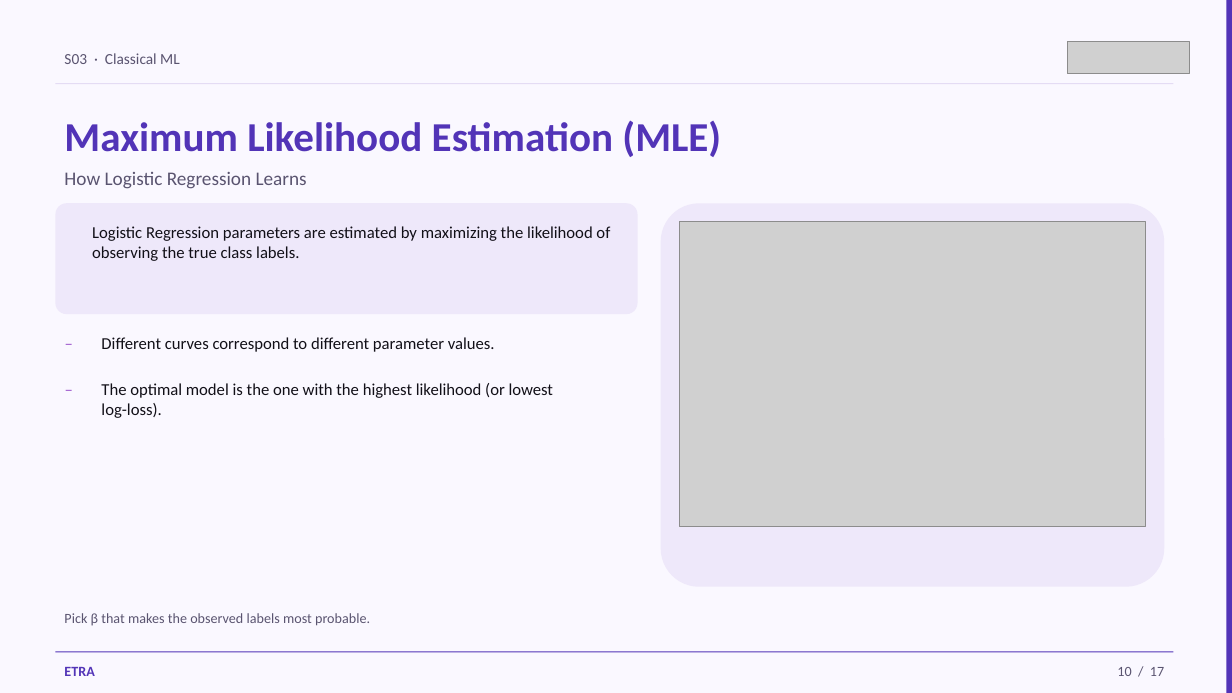
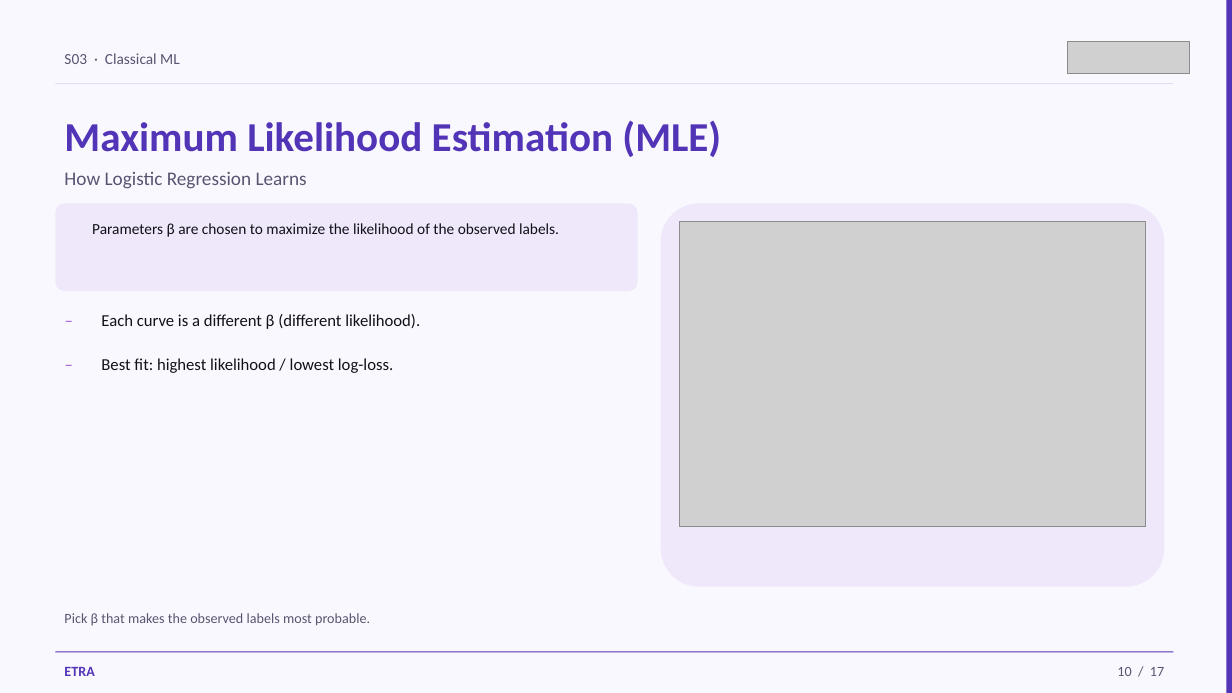
Before and after one commit to iksasa15/AI-ML, a slide deck: slide 10 of web-presentation/pdf-exports/Week1-Session3-Classification-Basics.pptx. Drawn at 1232x693 pixels with LibreOffice and Linux fonts; fonts in the diff are those of the drawing; grey boxes stand for pictures. Boxes give left, top, right and bottom in pixels: in the first picture for what was removed or moved away, otherwise in the second. Text is boxed around its words. In the diff, an @@ line names an element or a change of style, - is before the commit and + after.

```diff
--- a/web-presentation/pdf-exports/Week1-Session3-Classification-Basics.pptx
+++ b/web-presentation/pdf-exports/Week1-Session3-Classification-Basics.pptx
@@ rounded rectangle: place and size @@
-rounded rectangle at (55, 203, 638, 314)
+rounded rectangle at (55, 203, 638, 291)
@@ text at (92, 223, 559, 237): text changed; size 13 to 12 pt @@
-Logistic Regression parameters are estimated by maximizing the likelihood of observing the true class labels.
+Parameters β are chosen to maximize the likelihood of the observed labels.
@@ text "–": place and size @@
-text "–" at (55, 328, 88, 367)
+text "–" at (55, 305, 88, 342)
@@ text at (101, 314, 420, 329): text changed @@
-Different curves correspond to different parameter values.
+Each curve is a different β (different likelihood).
@@ text "–": place and size @@
-text "–" at (55, 374, 88, 413)
+text "–" at (55, 349, 88, 386)
@@ text at (101, 358, 393, 373): text changed @@
-The optimal model is the one with the highest likelihood (or lowest log-loss).
+Best fit: highest likelihood / lowest log-loss.
```
Also in this commit, not shown: 11 other slides changed, 2 slides added, 2 slides removed, 4 other files.
